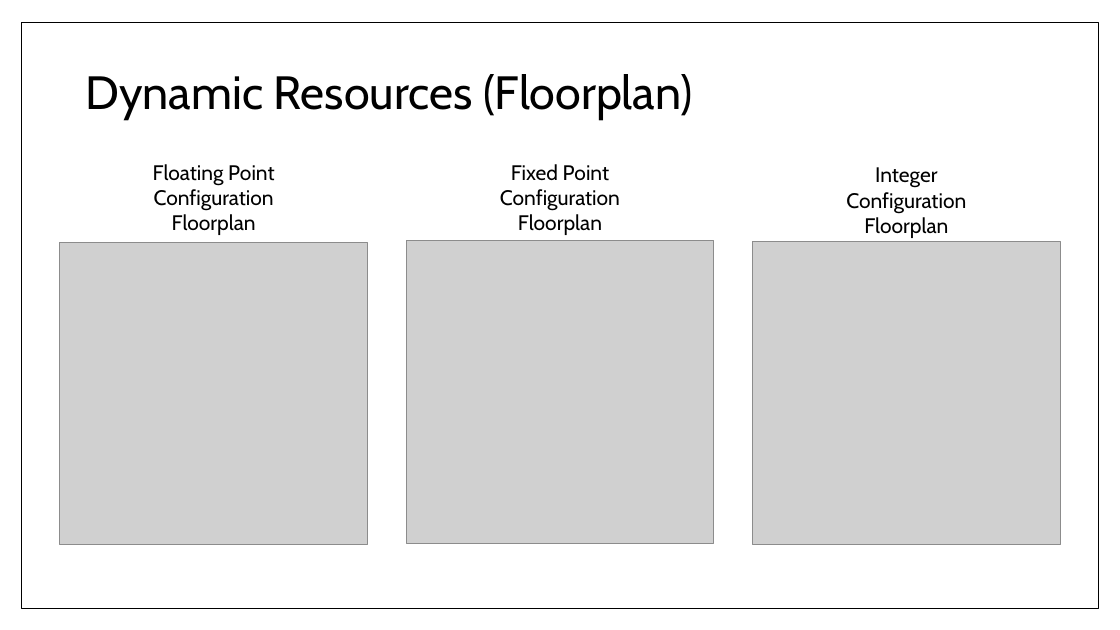
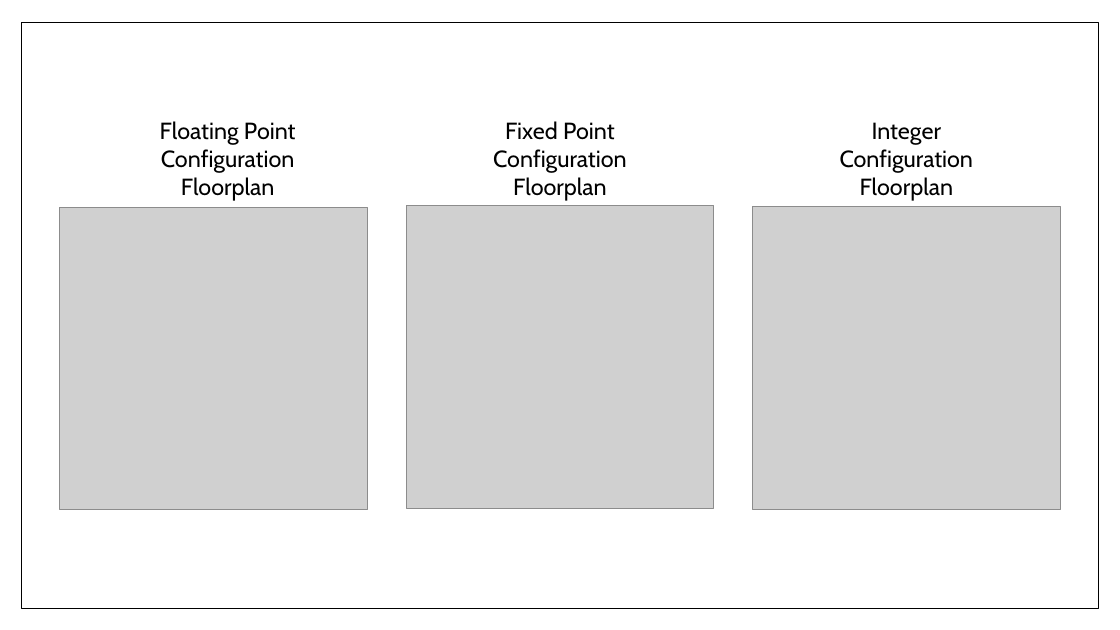
Before and after one commit to monkeyboyfr3sh/ReconHardware, a slide deck: slide 36 of Documents/Presentations/Presentation1.pptx. Drawn at 1120x630 pixels with LibreOffice and Linux fonts; fonts in the diff are those of the drawing; grey boxes stand for pictures. Boxes give left, top, right and bottom in pixels: in the first picture for what was removed or moved away, otherwise in the second. Text is boxed around its words. In the diff, an @@ line names an element or a change of style, - is before the commit and + after.

```diff
--- a/Documents/Presentations/Presentation1.pptx
+++ b/Documents/Presentations/Presentation1.pptx
@@ title removed at [85, 74, 692, 121] @@
-Dynamic Resources (Floorplan)
@@ size 18 to 20 pt in 3 elements at [493, 121, 626, 201], [840, 122, 973, 201], [160, 121, 296, 201] @@
@@ text "Floating Point": place and size @@
-text "Floating Point" at [153, 164, 274, 235]
+text "Floating Point" at [160, 121, 296, 201]
@@ text "Fixed Point": place and size @@
-text "Fixed Point" at [500, 164, 620, 235]
+text "Fixed Point" at [493, 121, 626, 201]
@@ text "Integer": place and size @@
-text "Integer" at [846, 167, 966, 238]
+text "Integer" at [840, 122, 973, 201]
@@ 3 pictures: place and size @@
-3 pictures at [60, 240, 1060, 545]
+3 pictures at [60, 205, 1060, 510]
```
Also in this commit, not shown: 27 other slides changed.
